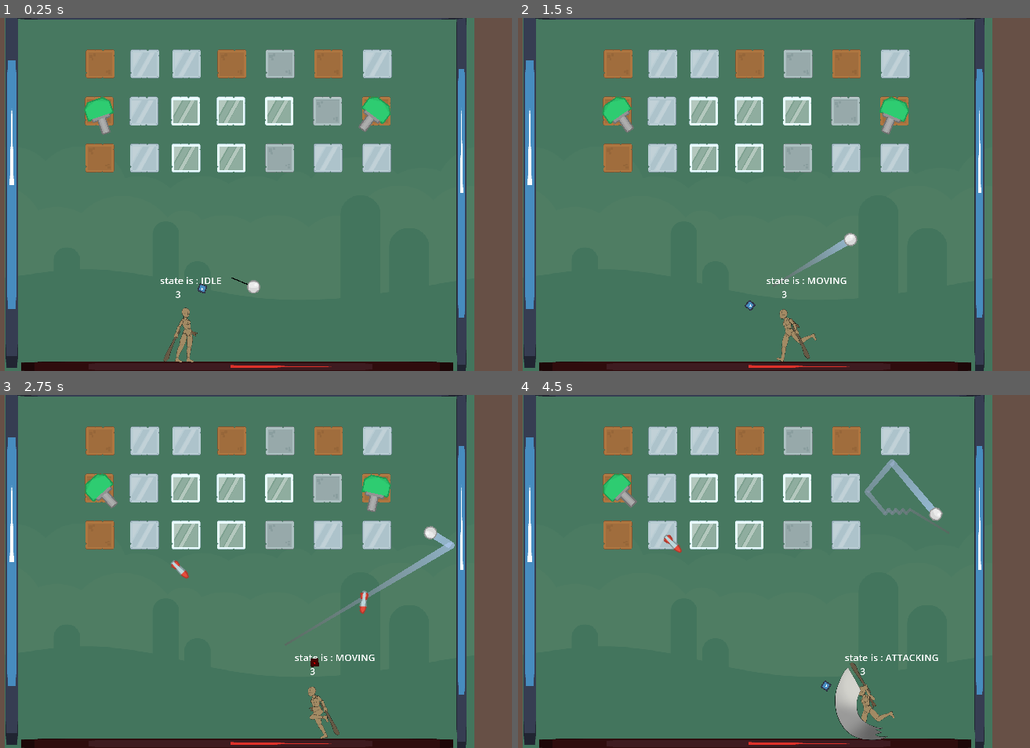
Above: before the commit, frames 1-4 (two rows, left to right).
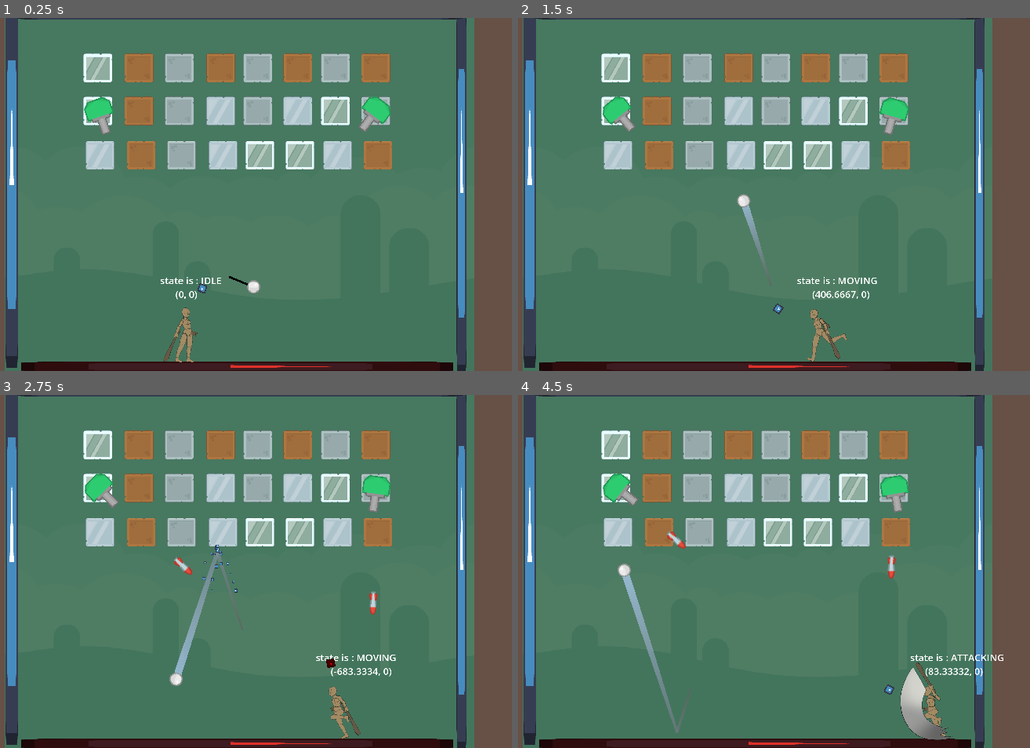
Above: after the commit, the same moments.

Repository: hellphy/ElementalBreaker
Game: Godot game, scene res://levels/main.tscn
Same seed, same stepped clock (60 frames per second), same inputs: the game is played once before the commit and once after it. The project has no main scene, so this scene is started directly. The engine's default icon, where the game draws it, is replaced by a stand-in: a white triangle on a blue panel in a dark square.
Inputs (mouse positions are in pixels of both pictures, inside the frame that each line leads up to):
- Up to frame 1 (0.25 s): no input
- Up to frame 2 (1.5 s): tap Enter at 0.5 s; move the mouse to (891, 176) at 0.52 s; hold Right (move_right) from 0.53 s (still down); click (891, 176) at 0.6 s; tap X (jump) at 0.77, 1.07 s; tap Shift (dash, bound only after the commit) at 0.8, 1.35 s; move the mouse to (630, 212) at 1.27 s
- Up to frame 3 (2.75 s): tap X (jump) at 1.52, 1.55, 1.82, 2.1 s; move the mouse to (296, 493) at 2.02 s; release Right (move_right) at 2.03 s; hold Left (move_left) from 2.03 s (still down); click (296, 493) at 2.3 s
- Up to frame 4 (4.5 s): move the mouse to (722, 642) at 2.77 s; release Left (move_left) at 2.78 s; hold Right (move_right) 2.78-4.28 s; click (722, 642) at 2.85 s; tap X (jump) at 3.02, 3.32, 3.77, 3.8, 4.07 s; tap Shift (dash, bound only after the commit) at 3.05, 3.6 s; move the mouse to (942, 624) at 3.52 s; move the mouse to (564, 518) at 4.27 s; hold Left (move_left) from 4.28 s (still down); click (564, 518) at 4.35 s

The runs differ from the first frame. In frame 1, 12% of the frame differs, in the area x 16-77%, y 8-80%; in frame 2, 13%; in frame 3, 14%; in frame 4, 16%, in the area x 16-95%, y 8-98%.

Commit message:
added dash abillity and particles on hit

Diff:
--- a/ball/ball.gd
+++ b/ball/ball.gd
@@ -1,12 +1,10 @@
 class_name  Ball extends CharacterBody2D
-
 
 const VELOCITY_LIMIT = 40
 
 @export var ball_speed = 0.0
 
 var starting_position: Vector2
-
 
 var speed_up_factor = 1.01
 var start_position: Vector2
@@ -38,7 +36,18 @@
 		return
 
 	var collider = collision.get_collider()
+
 	if collider is Block:
+		var explosion_vfx = preload("res://enemies/blocks/damage_effect.tscn").instantiate()
+		add_sibling(explosion_vfx)
+		explosion_vfx.global_position = collision.get_position()
+		explosion_vfx.global_rotation = collision.get_normal().angle()
+
+		explosion_vfx.emitting = true
+		explosion_vfx.finished.connect(func() -> void:
+			explosion_vfx.queue_free()
+		)
+
 		collider.decrease_level()
 		velocity = velocity.bounce(collision.get_normal())
 		#ball_collision(collider)
@@ -92,12 +101,12 @@
 		ball_speed = 220.0
 		guide.visible = !guide.visible
 		make_trail()
-
+		return
 
 	match attack_type:
 		#normal attack
 		0:
-			var random_angle := randf_range(1,1.2)
+			var random_angle := randf_range(1,1.3)
 			rotation_degrees = shoot_point_angle + 90 * random_angle
 			ball_speed += 2
 		#up attack
--- a/ball/ball.tscn
+++ b/ball/ball.tscn
@@ -27,8 +27,8 @@
 
 [node name="guide" type="Sprite2D" parent="."]
 modulate = Color(0, 0, 0, 1)
-position = Vector2(-7.62939e-06, 0)
-scale = Vector2(153, 6)
+position = Vector2(-7.62939e-06, 0.5)
+scale = Vector2(167, 13)
 texture = SubResource("CanvasTexture_6vij1")
 offset = Vector2(0.5, 0)
 script = ExtResource("3_fihql")
--- a/ball/trail.gd
+++ b/ball/trail.gd
@@ -5,7 +5,7 @@
 @onready var curve := Curve2D.new()
 
 
-func _process(delta: float) -> void:
+func _process(_delta: float) -> void:
 	curve.add_point(get_parent().position)
 
 	if curve.get_baked_points().size() > MAX_POINTS:
@@ -21,5 +21,5 @@
 
 
 static func create() -> Trail:
-	var scene = preload("res://trail.tscn")
+	var scene = preload("res://ball/trail.tscn")
 	return scene.instantiate()
--- a/custom_nodes/mob_2d.gd
+++ /dev/null
@@ -1,5 +0,0 @@
-class_name Mob2D extends CharacterBody2D
-
-@export var skin = null
-
-@export var max_health := 10
--- a/enemies/blocks/block.gd
+++ b/enemies/blocks/block.gd
@@ -2,6 +2,7 @@
 
 @onready var sprite_2d: Sprite2D = $Sprite2D
 @onready var collision_shape_2d: CollisionShape2D = %CollisionShape2D
+@onready var detect_area: Area2D = %detect_area
 
 
 var phases : Array = [
--- a/enemies/blocks/block.tscn
+++ b/enemies/blocks/block.tscn
@@ -1,19 +1,32 @@
-[gd_scene load_steps=3 format=3 uid="uid://b3r2g52v143oj"]
+[gd_scene load_steps=5 format=3 uid="uid://b3r2g52v143oj"]
 
 [ext_resource type="Script" path="res://enemies/blocks/block.gd" id="1_38hw6"]
+[ext_resource type="Texture2D" uid="uid://dtkh6ve1234tp" path="res://enemies/blocks/glass.png" id="2_xuhet"]
 
 [sub_resource type="RectangleShape2D" id="RectangleShape2D_hsnrh"]
-size = Vector2(180, 180)
+size = Vector2(166, 164)
+
+[sub_resource type="RectangleShape2D" id="RectangleShape2D_tc4ev"]
+size = Vector2(198, 194)
 
 [node name="Block" type="StaticBody2D" groups=["blocks"]]
 collision_layer = 2
-collision_mask = 4
+collision_mask = 0
 script = ExtResource("1_38hw6")
 
 [node name="Sprite2D" type="Sprite2D" parent="."]
 position = Vector2(0, 1.90735e-06)
 scale = Vector2(1.28571, 1.28571)
+texture = ExtResource("2_xuhet")
 
 [node name="CollisionShape2D" type="CollisionShape2D" parent="."]
 unique_name_in_owner = true
 shape = SubResource("RectangleShape2D_hsnrh")
+
+[node name="detect_area" type="Area2D" parent="."]
+unique_name_in_owner = true
+collision_layer = 2
+collision_mask = 4
+
+[node name="CollisionShape2D" type="CollisionShape2D" parent="detect_area"]
+shape = SubResource("RectangleShape2D_tc4ev")
--- /dev/null
+++ b/enemies/blocks/damage_effect.tscn
@@ -0,0 +1,28 @@
+[gd_scene load_steps=5 format=3 uid="uid://rpb1fk5ypd2d"]
+
+[ext_resource type="Texture2D" uid="uid://jpeaj1ykd74r" path="res://icon.svg" id="1_7ge7d"]
+
+[sub_resource type="Curve" id="Curve_imbku"]
+_data = [Vector2(0, 0), 0.0, 1.4, 0, 0, Vector2(1, 1), 0.0, 0.0, 0, 0]
+point_count = 2
+
+[sub_resource type="CurveTexture" id="CurveTexture_2g0as"]
+curve = SubResource("Curve_imbku")
+
+[sub_resource type="ParticleProcessMaterial" id="ParticleProcessMaterial_nbncb"]
+particle_flag_disable_z = true
+initial_velocity_max = 306.0
+gravity = Vector3(0, 0, 0)
+scale_min = 0.08
+scale_max = 0.2
+scale_curve = SubResource("CurveTexture_2g0as")
+
+[node name="Damage_Effect" type="GPUParticles2D"]
+z_index = 5
+emitting = false
+amount = 20
+process_material = SubResource("ParticleProcessMaterial_nbncb")
+texture = ExtResource("1_7ge7d")
+one_shot = true
+explosiveness = 0.6
+randomness = 0.47
--- a/enemies/turret/enemy.gd
+++ b/enemies/turret/enemy.gd
@@ -23,7 +23,7 @@
 
 
 func _process(delta: float) -> void:
-		look_at(player.global_position)
+	look_at(player.global_position)
 
 
 func shoot() -> void:
--- a/enemies/turret/enemy.tscn
+++ b/enemies/turret/enemy.tscn
@@ -13,6 +13,7 @@
 [node name="enemy" type="Area2D"]
 top_level = true
 collision_layer = 2
+collision_mask = 0
 script = ExtResource("1_nhp2g")
 
 [node name="ShootingPoint" type="Marker2D" parent="."]
--- a/enemies/turret/projectile.gd
+++ b/enemies/turret/projectile.gd
@@ -12,7 +12,3 @@
 	travelled_distance += speed * delta
 	if travelled_distance > max_range:
 		queue_free()
-
-
-func _on_body_entered(body: Node2D) -> void:
-	pass
--- a/levels/main.tscn
+++ b/levels/main.tscn
@@ -102,69 +102,6 @@
 [node name="Structures" type="Node2D" parent="."]
 position = Vector2(-21, -507)
 
-[node name="Structures" parent="Structures" instance=ExtResource("7_pxjr4")]
-position = Vector2(167, -56)
-
-[node name="Structures2" parent="Structures" instance=ExtResource("7_pxjr4")]
-position = Vector2(446, -56)
-
-[node name="Structures3" parent="Structures" instance=ExtResource("7_pxjr4")]
-position = Vector2(706, -56)
-
-[node name="Structures4" parent="Structures" instance=ExtResource("7_pxjr4")]
-position = Vector2(989, -56)
-
-[node name="Structures5" parent="Structures" instance=ExtResource("7_pxjr4")]
-position = Vector2(1291, -56)
-
-[node name="Structures6" parent="Structures" instance=ExtResource("7_pxjr4")]
-position = Vector2(1593, -56)
-
-[node name="Structures7" parent="Structures" instance=ExtResource("7_pxjr4")]
-position = Vector2(1898, -56)
-
-[node name="Structures8" parent="Structures" instance=ExtResource("7_pxjr4")]
-position = Vector2(161, 239)
-
-[node name="Structures9" parent="Structures" instance=ExtResource("7_pxjr4")]
-position = Vector2(440, 239)
-
-[node name="Structures10" parent="Structures" instance=ExtResource("7_pxjr4")]
-position = Vector2(700, 239)
-
-[node name="Structures11" parent="Structures" instance=ExtResource("7_pxjr4")]
-position = Vector2(983, 239)
-
-[node name="Structures12" parent="Structures" instance=ExtResource("7_pxjr4")]
-position = Vector2(1285, 239)
-
-[node name="Structures13" parent="Structures" instance=ExtResource("7_pxjr4")]
-position = Vector2(1587, 239)
-
-[node name="Structures14" parent="Structures" instance=ExtResource("7_pxjr4")]
-position = Vector2(1892, 239)
-
-[node name="Structures15" parent="Structures" instance=ExtResource("7_pxjr4")]
-position = Vector2(164, 531)
-
-[node name="Structures16" parent="Structures" instance=ExtResource("7_pxjr4")]
-position = Vector2(443, 531)
-
-[node name="Structures17" parent="Structures" instance=ExtResource("7_pxjr4")]
-position = Vector2(703, 531)
-
-[node name="Structures18" parent="Structures" instance=ExtResource("7_pxjr4")]
-position = Vector2(986, 531)
-
-[node name="Structures19" parent="Structures" instance=ExtResource("7_pxjr4")]
-position = Vector2(1288, 531)
-
-[node name="Structures20" parent="Structures" instance=ExtResource("7_pxjr4")]
-position = Vector2(1590, 531)
-
-[node name="Structures21" parent="Structures" instance=ExtResource("7_pxjr4")]
-position = Vector2(1895, 531)
-
 [node name="enemy" parent="Structures" node_paths=PackedStringArray("player") instance=ExtResource("8_njvty")]
 position = Vector2(139, -274)
 player = NodePath("../../Player")
@@ -173,6 +110,78 @@
 position = Vector2(1874, -272)
 player = NodePath("../../Player")
 
+[node name="Block" parent="Structures" instance=ExtResource("7_pxjr4")]
+position = Vector2(152, 238)
+
+[node name="Block2" parent="Structures" instance=ExtResource("7_pxjr4")]
+position = Vector2(409, 238)
+
+[node name="Block3" parent="Structures" instance=ExtResource("7_pxjr4")]
+position = Vector2(661, 238)
+
+[node name="Block4" parent="Structures" instance=ExtResource("7_pxjr4")]
+position = Vector2(920, 238)
+
+[node name="Block5" parent="Structures" instance=ExtResource("7_pxjr4")]
+position = Vector2(1151, 238)
+
+[node name="Block6" parent="Structures" instance=ExtResource("7_pxjr4")]
+position = Vector2(1401, 238)
+
+[node name="Block7" parent="Structures" instance=ExtResource("7_pxjr4")]
+position = Vector2(1636, 238)
+
+[node name="Block8" parent="Structures" instance=ExtResource("7_pxjr4")]
+position = Vector2(1888, 238)
+
+[node name="Block9" parent="Structures" instance=ExtResource("7_pxjr4")]
+position = Vector2(152, -31)
+
+[node name="Block10" parent="Structures" instance=ExtResource("7_pxjr4")]
+position = Vector2(409, -31)
+
+[node name="Block11" parent="Structures" instance=ExtResource("7_pxjr4")]
+position = Vector2(661, -31)
+
+[node name="Block12" parent="Structures" instance=ExtResource("7_pxjr4")]
+position = Vector2(920, -31)
+
+[node name="Block13" parent="Structures" instance=ExtResource("7_pxjr4")]
+position = Vector2(1151, -31)
+
+[node name="Block14" parent="Structures" instance=ExtResource("7_pxjr4")]
+position = Vector2(1401, -31)
+
+[node name="Block15" parent="Structures" instance=ExtResource("7_pxjr4")]
+position = Vector2(1636, -31)
+
+[node name="Block16" parent="Structures" instance=ExtResource("7_pxjr4")]
+position = Vector2(1888, -31)
+
+[node name="Block17" parent="Structures" instance=ExtResource("7_pxjr4")]
+position = Vector2(166, 514)
+
+[node name="Block18" parent="Structures" instance=ExtResource("7_pxjr4")]
+position = Vector2(423, 514)
+
+[node name="Block19" parent="Structures" instance=ExtResource("7_pxjr4")]
+position = Vector2(675, 514)
+
+[node name="Block20" parent="Structures" instance=ExtResource("7_pxjr4")]
+position = Vector2(934, 514)
+
+[node name="Block21" parent="Structures" instance=ExtResource("7_pxjr4")]
+position = Vector2(1165, 514)
+
+[node name="Block22" parent="Structures" instance=ExtResource("7_pxjr4")]
+position = Vector2(1415, 514)
+
+[node name="Block23" parent="Structures" instance=ExtResource("7_pxjr4")]
+position = Vector2(1650, 514)
+
+[node name="Block24" parent="Structures" instance=ExtResource("7_pxjr4")]
+position = Vector2(1902, 514)
+
 [node name="Camera2D" type="Camera2D" parent="."]
 position = Vector2(999, 252)
 zoom = Vector2(0.49, 0.49)
--- a/player/playercontrolls.gd
+++ b/player/playercontrolls.gd
@@ -29,22 +29,29 @@
 const DECELERATION = 8000.0
 const TURNING_ACC = 10000.0
 
+const DASH_AMOUNT = 1200.0
+const DASH_DURATION = 0.5
+
 #bools
 var can_jump: bool = true
-var can_walk: bool = true
 var can_attack: bool = true
+var can_dash: bool = true
+var can_move: bool = true
 
 @onready var r_1: RayCast2D = $R1
 @onready var r_2: RayCast2D = $R2
+
 @onready var _hurt_box: HurtBox2D = %HurtBox2D
 @onready var player_skin: PlayerSkin = %PlayerSkin
+
 @onready var shoot_point: Node2D = %shoot_point
 @onready var shoot_point_marker: Sprite2D = %ShootPointMarker
+
 @onready var ground: StaticBody2D = %Ground
 
-#timers
 @onready var jump_buffer_timer: Timer = %JumpBufferTimer
 @onready var coyote_timer: Timer = %CoyoteTimer
+
 #states
 enum States {
 	IDLE,
@@ -54,6 +61,7 @@
  	ATTACKING,
 	UP_ATTACKING,
 	STAGGER,
+	DASHING,
 	DIED,
 
 }
@@ -61,6 +69,7 @@
 
 var current_state = States.IDLE:
 	set = set_current_state
+
 
 func set_current_state(new_state: States) -> void:
 	previous_state = current_state
@@ -69,7 +78,7 @@
 	match current_state:
 
 		States.IDLE:
-			can_walk = true
+			can_move = true
 			player_skin.set_animation_name(player_skin.Animations.IDLE)
 
 		States.MOVING:
@@ -86,6 +95,20 @@
 		States.SLIDING:
 			velocity = Vector2.ZERO
 
+		States.DASHING:
+			_hurt_box.monitoring = false
+			player_skin.modulate = Color.GRAY
+			velocity.y = 0.0
+
+			velocity.x = DASH_AMOUNT * face_direction
+
+			get_tree().create_timer(DASH_DURATION).timeout.connect(func() -> void:
+				velocity.x = 0.0
+				player_skin.modulate = Color.WHITE
+				_hurt_box.monitoring = true
+				set_current_state(States.IDLE)
+			)
+
 		States.ATTACKING:
 			if shoot_point_marker.global_position.direction_to(global_position).y > 0.99:
 				player_skin.set_animation_name(player_skin.Animations.UP_ATTACK)
@@ -113,7 +136,6 @@
 			get_tree().reload_current_scene()
 
 
-
 func set_health(new_health) -> void:
 	health = new_health
 	if health <= 0:
@@ -139,7 +161,6 @@
 
 
 func _process(_delta: float) -> void:
-
 	if shoot_point_marker.global_position.direction_to(global_position).y > 0.99:
 		shoot_point_marker.modulate = Color.RED
 	else:
@@ -155,12 +176,11 @@
 
 func _physics_process(delta: float) -> void:
 
-	%rotation.text = str(health)
+	%rotation.text = str(velocity)
 
 	match current_state:
 
 		States.IDLE:
-
 			_movement(delta)
 			if velocity.x != 0 and is_on_floor():
 				set_current_state(States.MOVING)
@@ -210,8 +230,15 @@
 		States.STAGGER:
 				velocity = Vector2.ZERO
 
+	attack()
+	dash()
+	jump()
+	_apply_gravity(delta)
+	move_and_slide()
+
+
+func attack() -> void:
 	if Input.is_action_just_pressed("attack") and can_attack:
-
 		if current_state == States.STAGGER:
 			return
 
@@ -222,9 +249,14 @@
 		)
 		set_current_state(States.ATTACKING)
 
-	jump()
-	_apply_gravity(delta)
-	move_and_slide()
+
+func dash() -> void:
+	if Input.is_action_just_pressed("dash") and can_dash:
+		can_dash = false
+		get_tree().create_timer(1).timeout.connect(func() -> void:
+			can_dash = true
+		)
+		set_current_state(States.DASHING)
 
 
 func jump() -> void:
@@ -250,7 +282,7 @@
 
 
 func _movement(delta) -> void:
-	if can_walk:
+	if can_move:
 		direction = Input.get_axis("move_left", "move_right")
 		if direction == 0:
 			velocity.x = Vector2(velocity.x, 0).move_toward(Vector2(0,0), DECELERATION * delta).x
@@ -262,7 +294,6 @@
 		var accel_rate : float = ACCELARATION if sign(velocity.x) == direction else TURNING_ACC
 
 		velocity.x += direction * accel_rate * delta
-	#
 		#set_direction(direction)
 
 
@@ -276,6 +307,9 @@
 
 func _apply_gravity(delta) -> void:
 
+	if current_state == States.DASHING:
+		return
+
 	var applied_gravity : float = 0
 
 	if velocity.y <= max_velocity:
--- a/project.godot
+++ b/project.godot
@@ -65,6 +65,11 @@
 "events": [Object(InputEventKey,"resource_local_to_scene":false,"resource_name":"","device":-1,"window_id":0,"alt_press …(195 unchanged characters)…
 ]
 }
+dash={
+"deadzone": 0.5,
+"events": [Object(InputEventKey,"resource_local_to_scene":false,"resource_name":"","device":-1,"window_id":0,"alt_pressed":false,"shift_pressed":false,"ctrl_pressed":false,"meta_pressed":false,"pressed":false,"keycode":0,"physical_keycode":4194325,"key_label":0,"unicode":0,"location":0,"echo":false,"script":null)
+]
+}
 
 [layer_names]
 
Renamed: trail.tscn -> ball/trail.tscn
Binary file removed: dsadasd.jpg
Not shown, removed: dsadasd.jpg.import
Not shown, removed: penguin_feature.jpg.import
